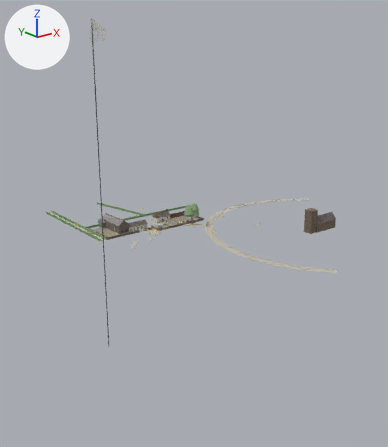
The glTF model models/tymawr.glb: old version first, new version second.
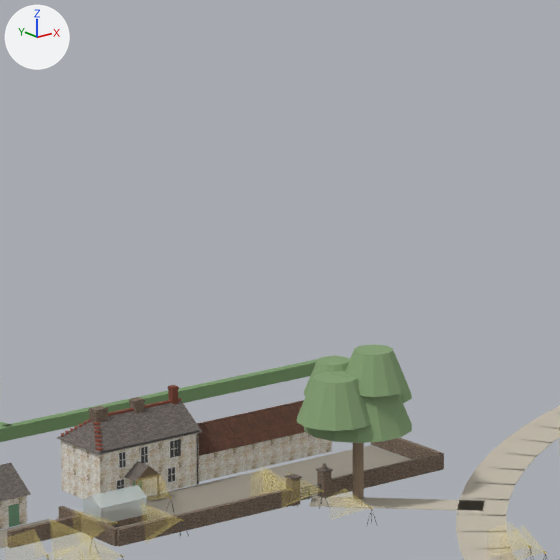
Each version is shown whole from a camera (50 mm lens) standing at (-200.0, -286.0, 108.0) and looking at (-3.0, -40.0, 10.0), then close up on the part from 37% to 57% of the width and 35% to 52% of the height. Arrows for +X, +Y and +Z are at upper left; the lights stay in place. The older version's two pictures come first.

Objects in the first close-up: 'tymawr'.
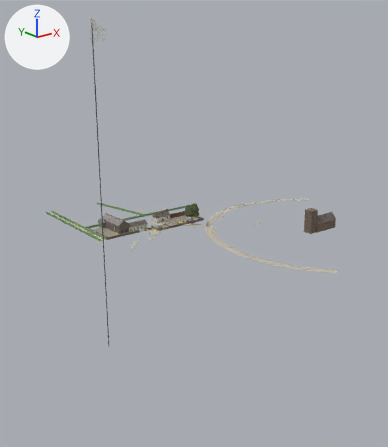
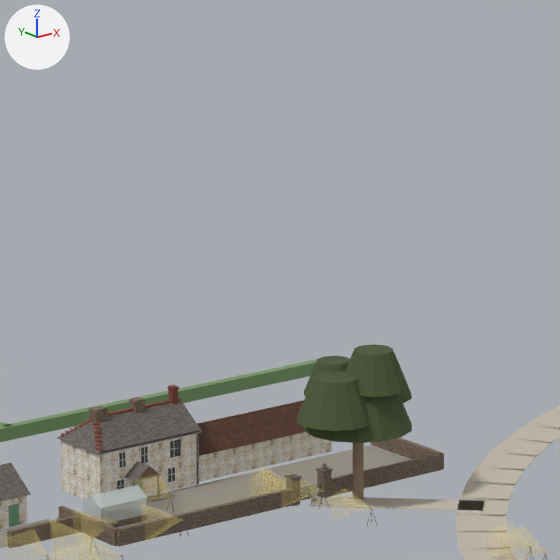
What differs and where, as boxes [x1, y1, x2, y2] in the close-ups (560 x 560 px):
'tymawr', recoloured
    both: [294, 344, 412, 446]

The change in detail:
Material 'leaf' (mat_leaf) changes colour from green #86a276 to dark green #4d5938; in linear values from (0.24, 0.36, 0.18) to (0.075, 0.1, 0.04).
